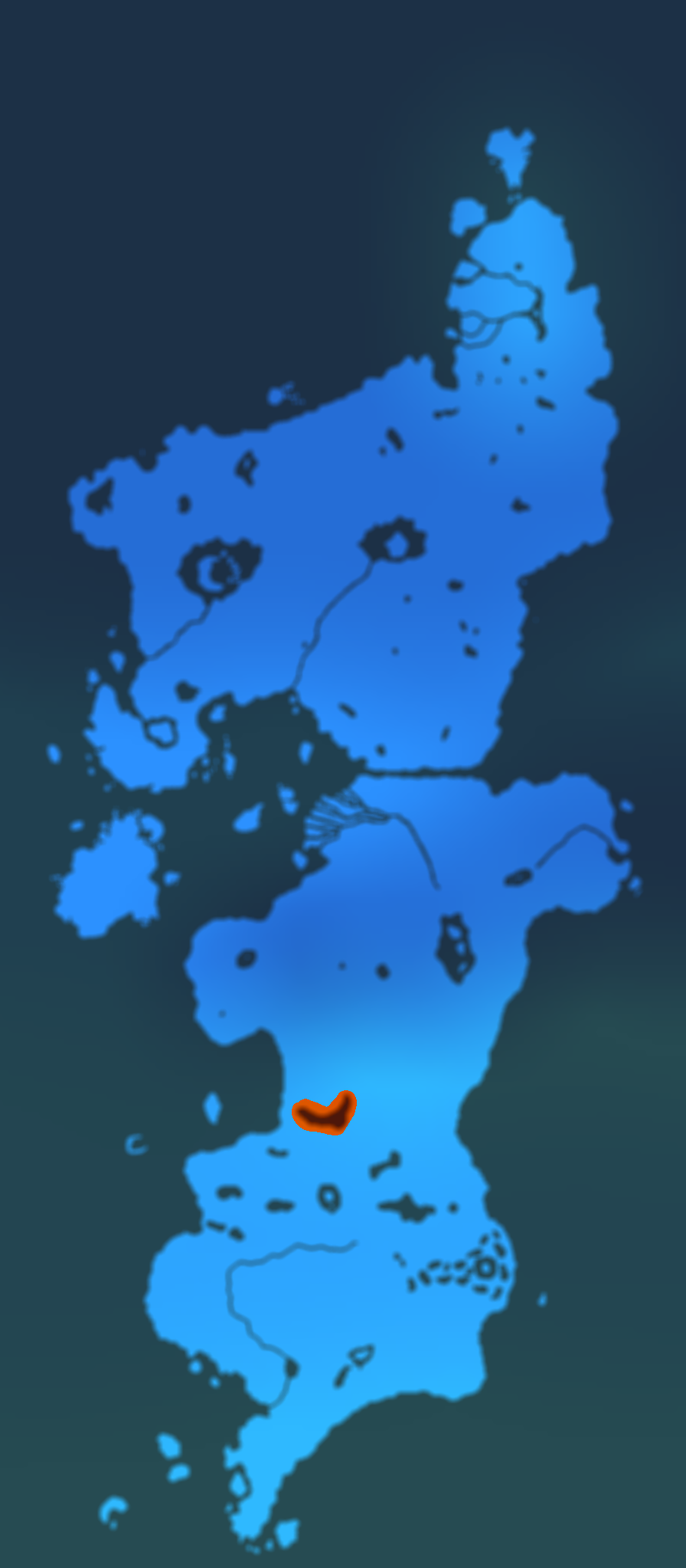
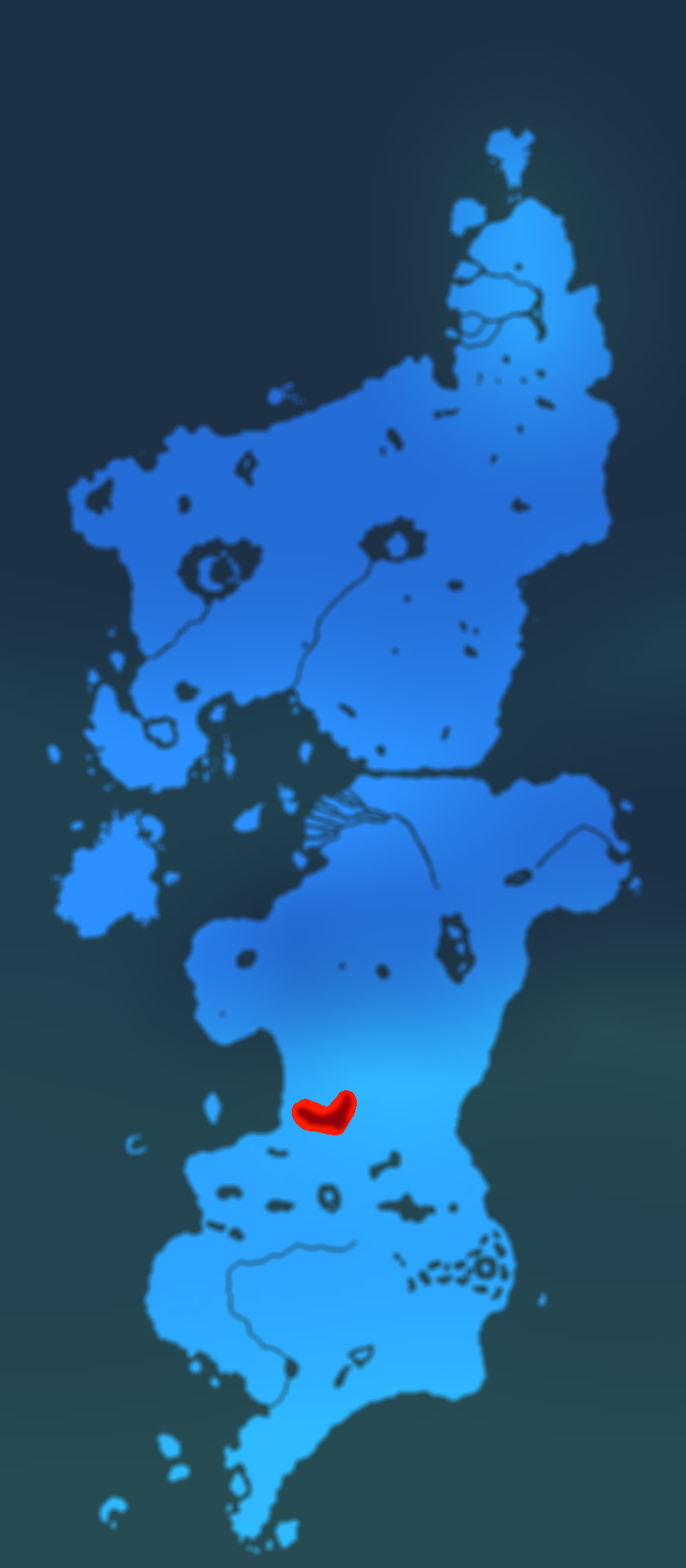
Revision of a layered (686, 1568) image; what changed, layer by layer:
painted on "colormap_water.dds" over [291, 1090, 357, 1136]
